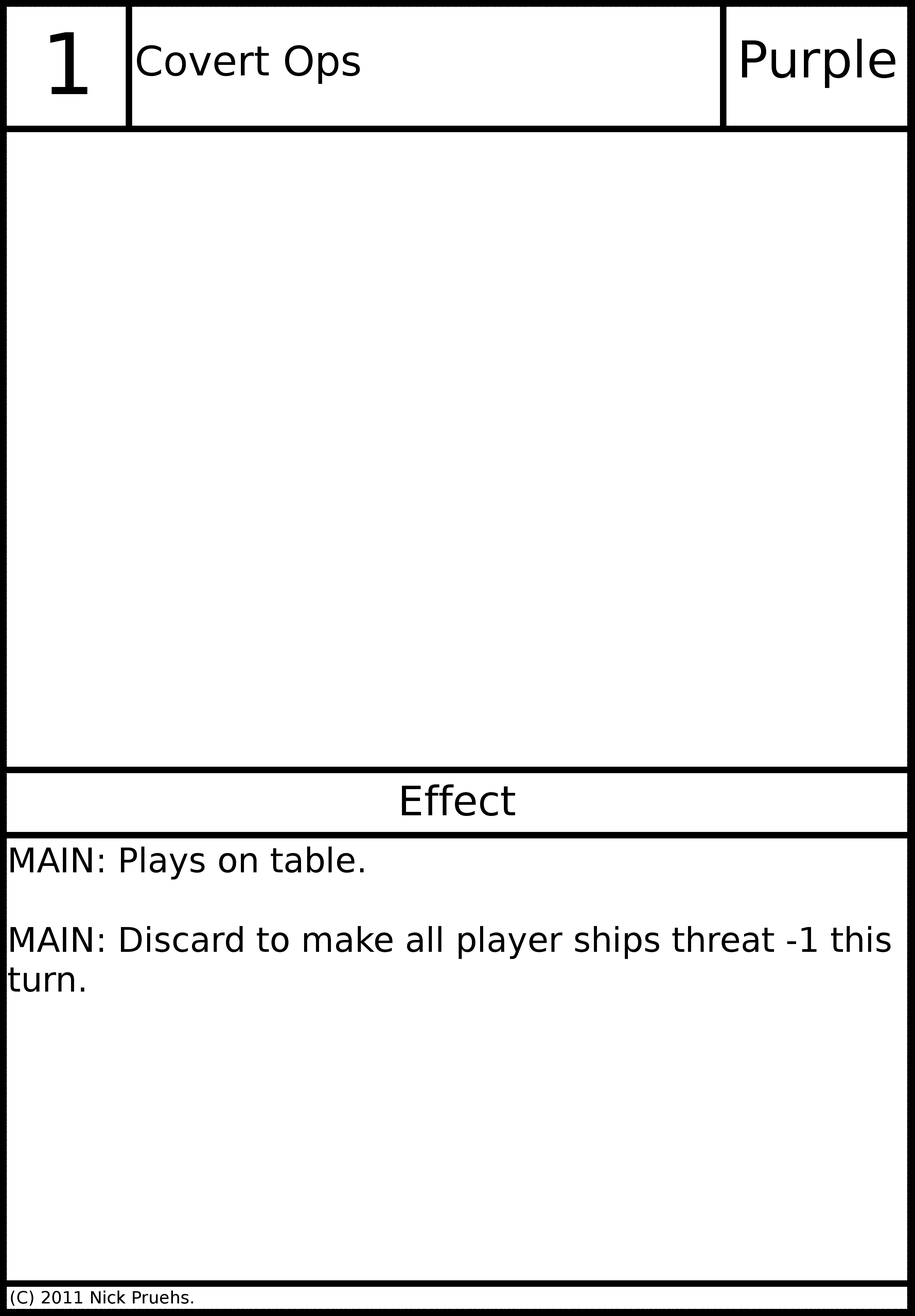
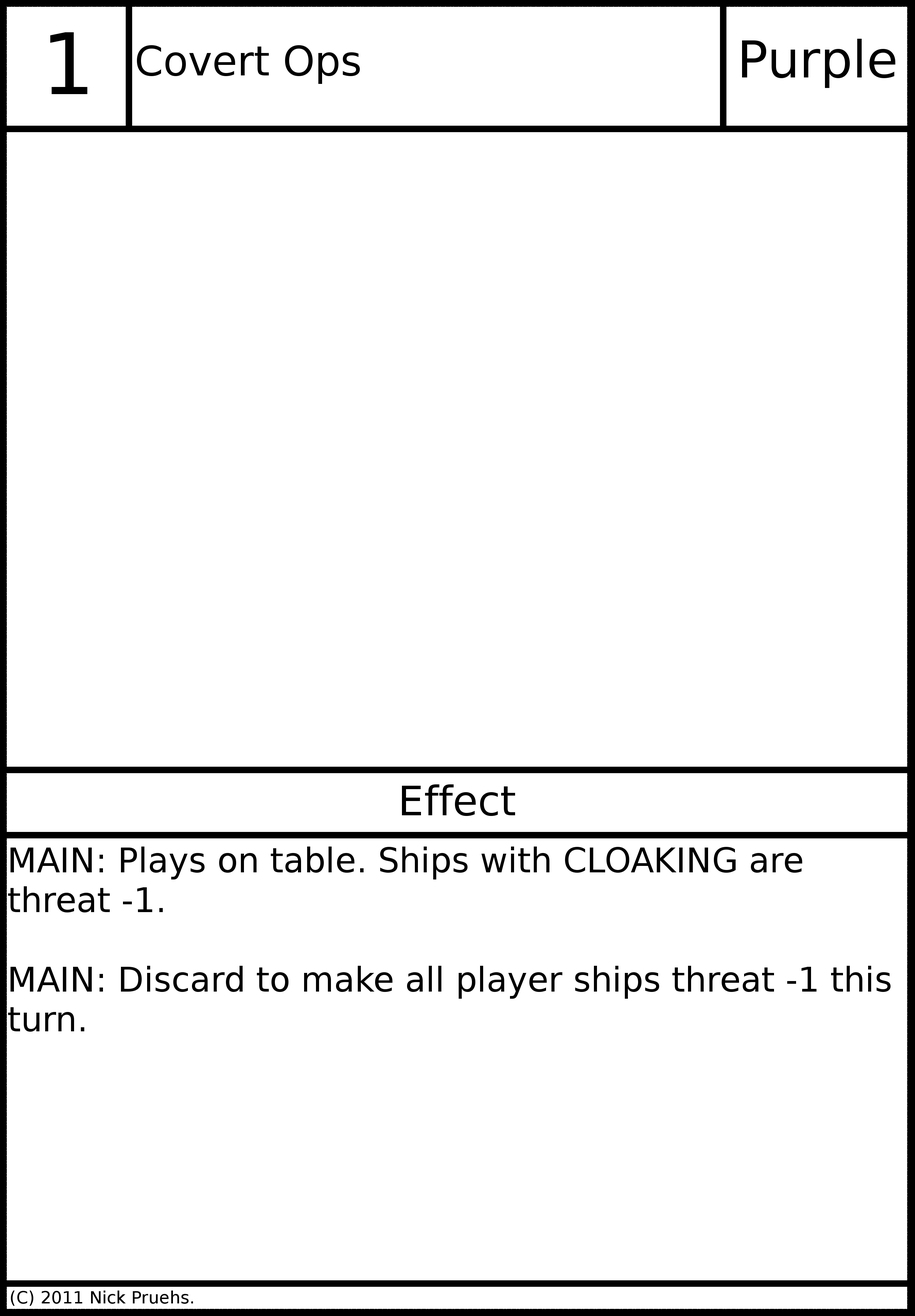
Layered file, before and after one edit (915 x 1316). Changes by layer:
painted on "Card Text" over [8, 846, 891, 1032]
